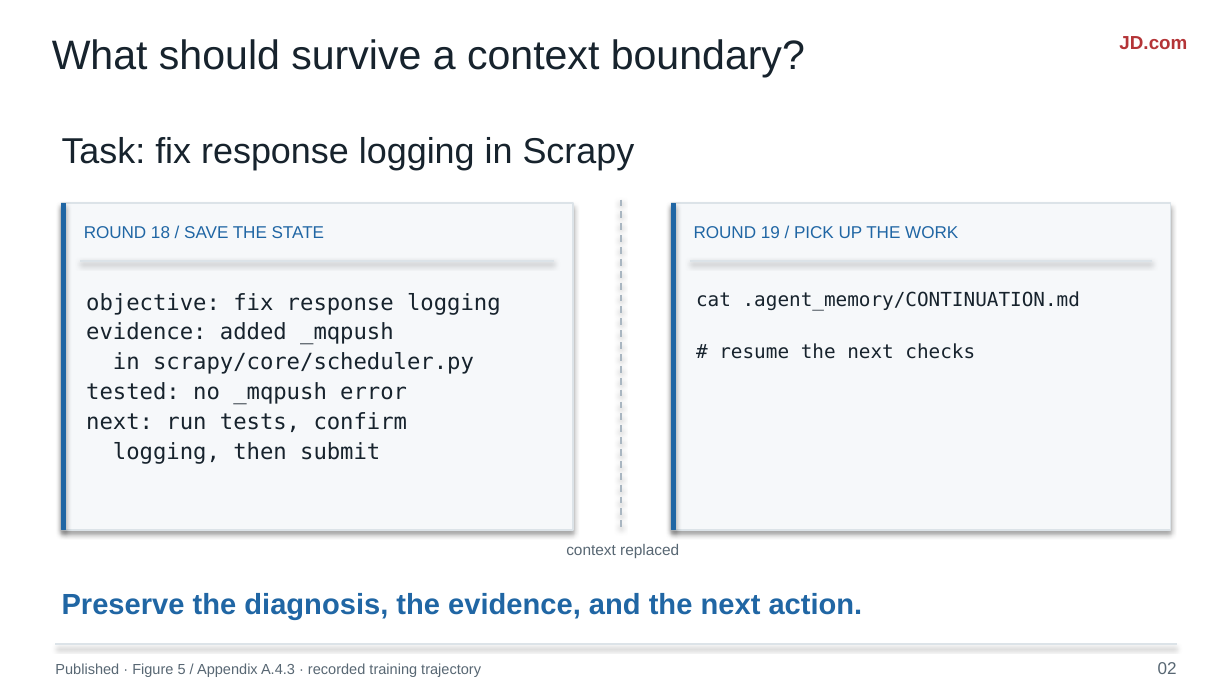
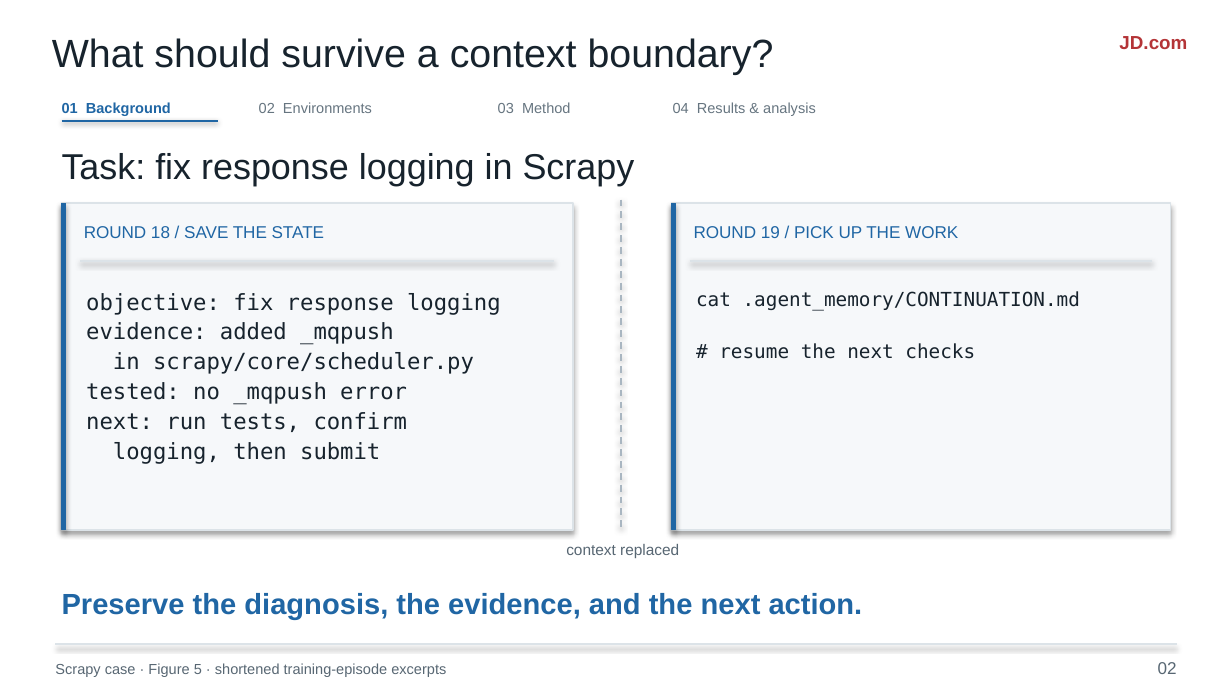
Before and after one commit to liruiluo/agentmemorygym, a slide deck: slide 2 of assets/slides/coding-agent-memory-post-training-slides.pptx. Drawn at 1232x693 pixels with LibreOffice and Linux fonts; fonts in the diff are those of the drawing. Boxes give left, top, right and bottom in pixels: in the first picture for what was removed or moved away, otherwise in the second. Text is boxed around its words. In the diff, an @@ line names an element or a change of style, - is before the commit and + after.

```diff
--- a/assets/slides/coding-agent-memory-post-training-slides.pptx
+++ b/assets/slides/coding-agent-memory-post-training-slides.pptx
@@ text "What should survive a context ..." at <box>52,38,774,74</box>: size 24 to 23 pt @@
@@ text added at <box>62,102,171,116</box>, 8.5 pt, text #2066A4, bold @@
+01 Background
@@ text added at <box>259,102,372,113</box>, 8.5 pt, text #667580 @@
+02 Environments
@@ text added at <box>498,102,571,113</box>, 8.5 pt, text #667580 @@
+03 Method
@@ text added at <box>673,102,816,116</box>, 8.5 pt, text #667580 @@
+04 Results & analysis
@@ text "Task: fix response logging in ...": place and size @@
-text "Task: fix response logging in ..." at <box>62,137,635,170</box>
+text "Task: fix response logging in ..." at <box>62,153,635,186</box>
@@ line added from (62, 121) to (218, 121), #2066A4 1.3 pt @@
@@ text at <box>55,663,446,677</box>: text changed @@
-Published · Figure 5 / Appendix A.4.3 · recorded training trajectory
+Scrapy case · Figure 5 · shortened training-episode excerpts
```
Also in this commit, not shown: 11 other slides changed, 5 slides added, 4 slides removed, 17 other files.
